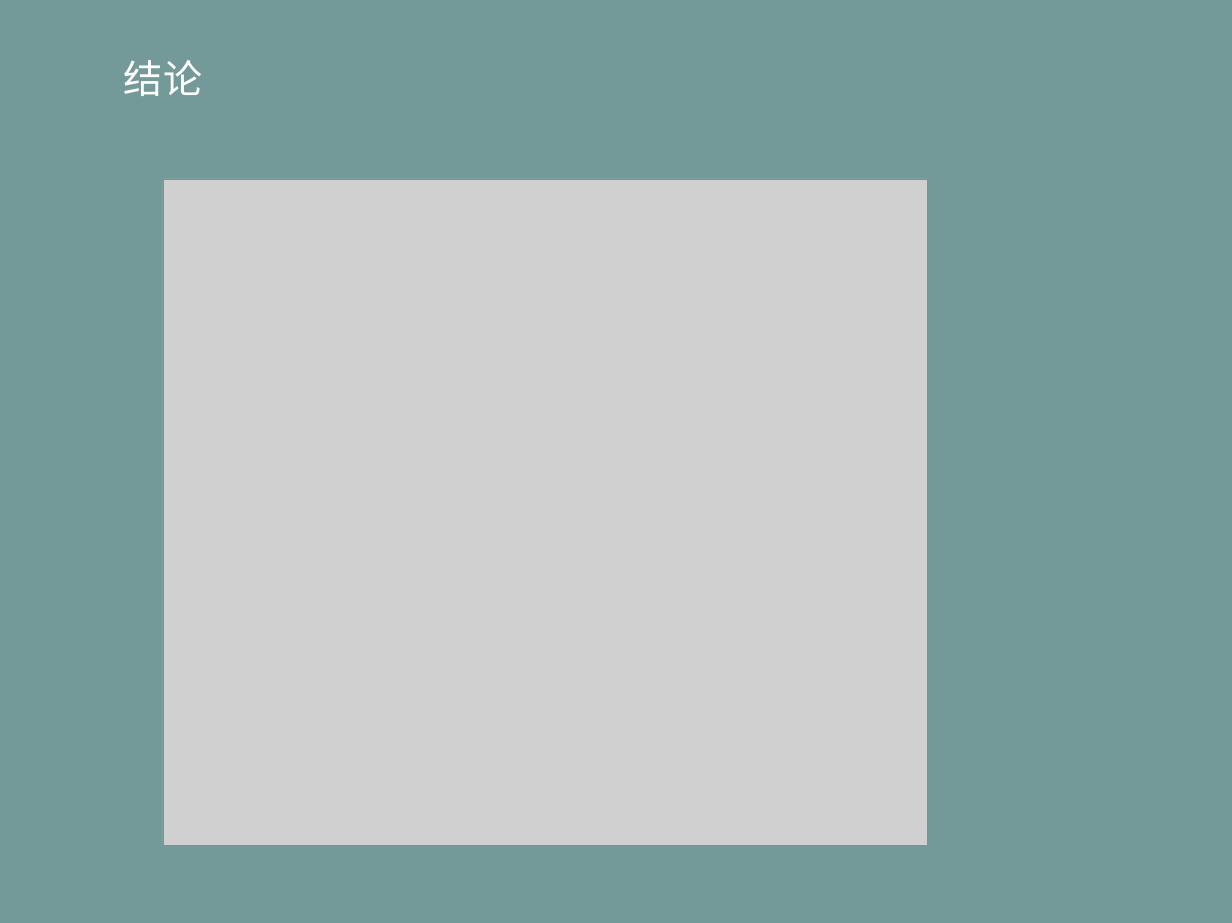
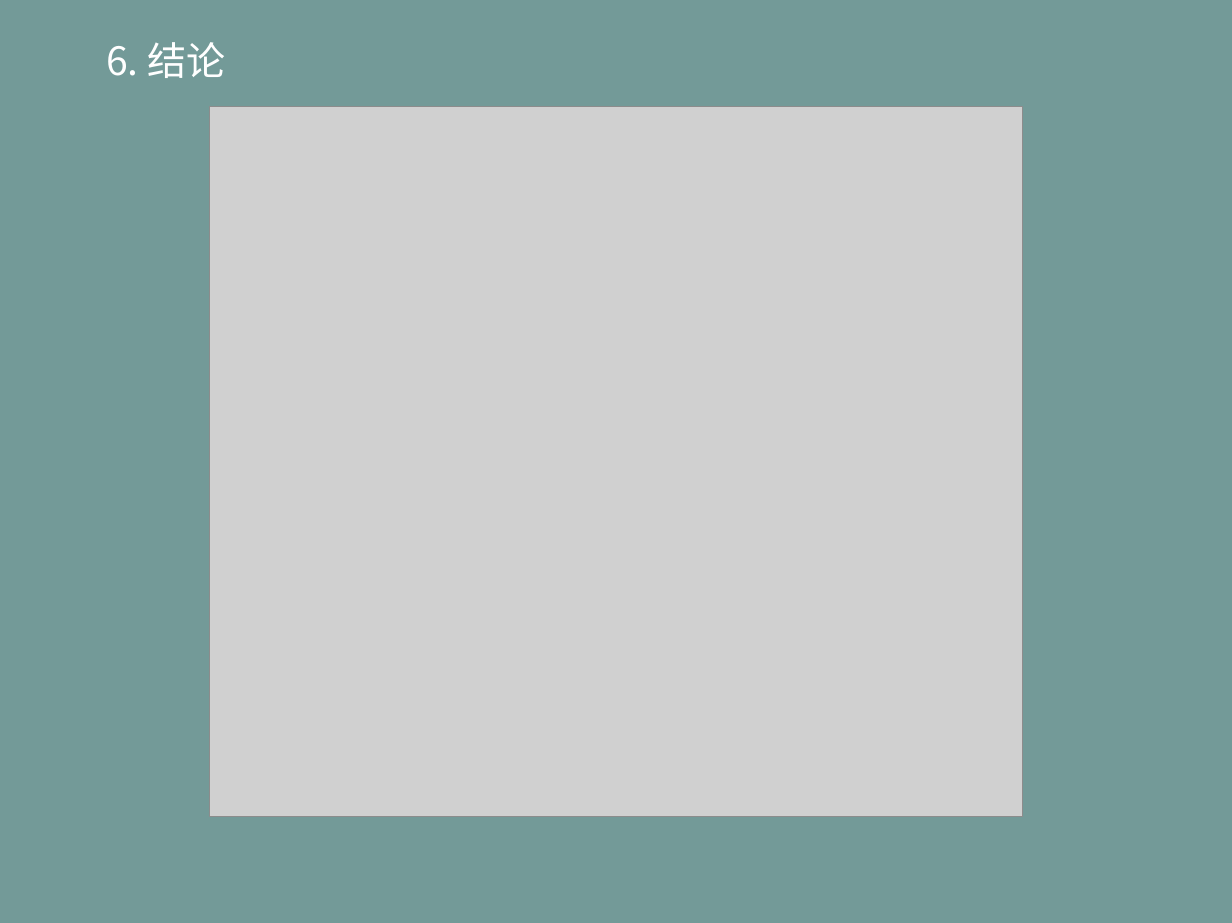
Before and after one commit to life0727/blog, a slide deck: slide 18 of ppt/typescript（二）.pptx. Drawn at 1232x923 pixels with LibreOffice and Linux fonts; fonts in the diff are those of the drawing; grey boxes stand for pictures. Boxes give left, top, right and bottom in pixels: in the first picture for what was removed or moved away, otherwise in the second. Text is boxed around its words. In the diff, an @@ line names an element or a change of style, - is before the commit and + after.

```diff
--- a/ppt/typescript（二）.pptx
+++ b/ppt/typescript（二）.pptx
@@ text "结论": place and size @@
-text "结论" at (124, 60, 202, 96)
+text "结论" at (147, 42, 225, 78)
@@ text "结论" at (147, 42, 225, 78): font Noto Sans CJK SC to Noto Sans; alignment centre to left; bullet none to 1.; vertical alignment top to middle @@
@@ picture: place and size @@
-picture at (163, 179, 927, 846)
+picture at (210, 107, 1022, 817)
```
Also in this commit, not shown: 4 other slides changed, 5 slides added.
